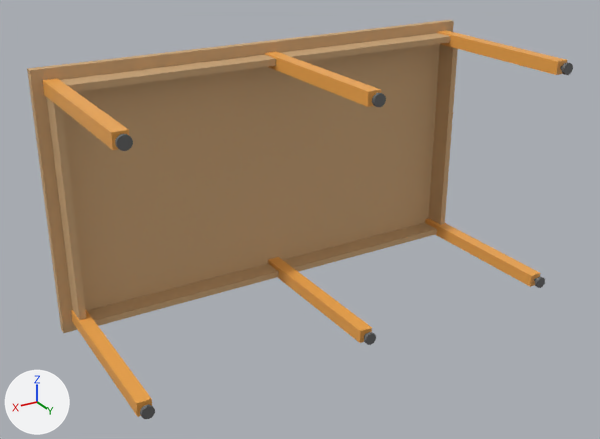
Two versions of the glTF model assets/meshes/visual/tables/work_table_1450x800.glb, one commit apart.
Before and after are seen from a 50 mm lens placed at (1.232, 1.958, 0.904), pointed at (0.058, 0.002, -0.074). Arrows for +X, +Y and +Z are at lower left; the lights stay in place. The first picture is the older version. Where no turn or scale is listed for an object, it has been applied to the vertices. Vertices at exactly the same position are counted once.

In view in the first picture: 'foot_dark', 'orange_powder_coat', 'wood_top_edge'.
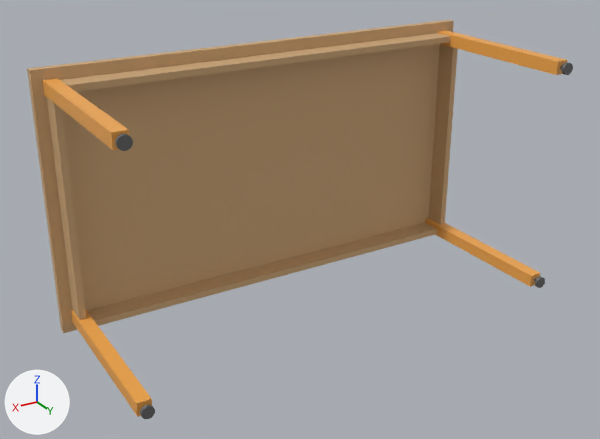
Commit message: fix(model): the long pick table stands on four corner legs (ADR-0079)

Where the change shows, as pixel boxes (x1, y1, x2, y2) in the pictures (600 x 439 px):
part 1 of me_orange_powder_coat, deleted (orange)
    before: (268, 257, 372, 343)
part 2 of me_orange_powder_coat, deleted (orange)
    before: (265, 51, 381, 107)
part 3 of me_foot_dark, deleted
    before: (372, 93, 386, 107)
part 4 of me_foot_dark, deleted
    before: (364, 332, 376, 345)

The change, as a diff of the scene's bpy script:
```diff
--- a/assets/meshes/visual/tables/work_table_1450x800.glb.py
+++ b/assets/meshes/visual/tables/work_table_1450x800.glb.py
@@ me_orange_powder_coat @@
 # used by ob_orange_powder_coat; location = (0.0, 0.0, 0.0)
-me_orange_powder_coat.from_pydata(...)  # 48 vertices, 72 faces; spans x -0.695..0.695, y -0.27..0.275, z -0.37..0.37
+me_orange_powder_coat.from_pydata(...)  # 32 vertices, 48 faces; spans x -0.695..0.695, y -0.27..0.275, z -0.37..0.37
+# me_orange_powder_coat part 1: the loose piece of 8 vertices spanning x -0.02..0.02, y -0.27..0.275, z -0.37..-0.33 is deleted
+# me_orange_powder_coat part 2: the loose piece of 8 vertices spanning x -0.02..0.02, y -0.27..0.275, z 0.33..0.37 is deleted
 me_orange_powder_coat.materials.append(mat_orange_powder_coat)
@@ me_foot_dark @@
 # used by ob_foot_dark; location = (0.0, 0.0, 0.0)
-me_foot_dark.from_pydata(...)  # 786 vertices, 1536 faces; spans x -0.693..0.693, y 0.275..0.3, z -0.368..0.368
+me_foot_dark.from_pydata(...)  # 524 vertices, 1024 faces; spans x -0.693..0.693, y 0.275..0.3, z -0.368..0.368
+# me_foot_dark part 3: the loose piece of 131 vertices spanning x -0.018..0.018, y 0.275..0.3, z 0.332..0.368 is deleted
+# me_foot_dark part 4: the loose piece of 131 vertices spanning x -0.018..0.018, y 0.275..0.3, z -0.368..-0.332 is deleted
 me_foot_dark.materials.append(mat_foot_dark)
```
